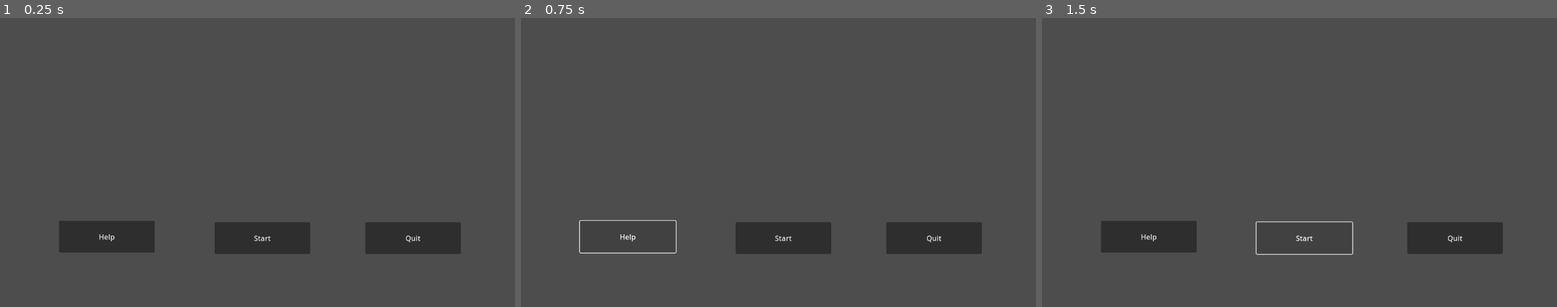
Above: before the commit, frames 1-3 (left to right).
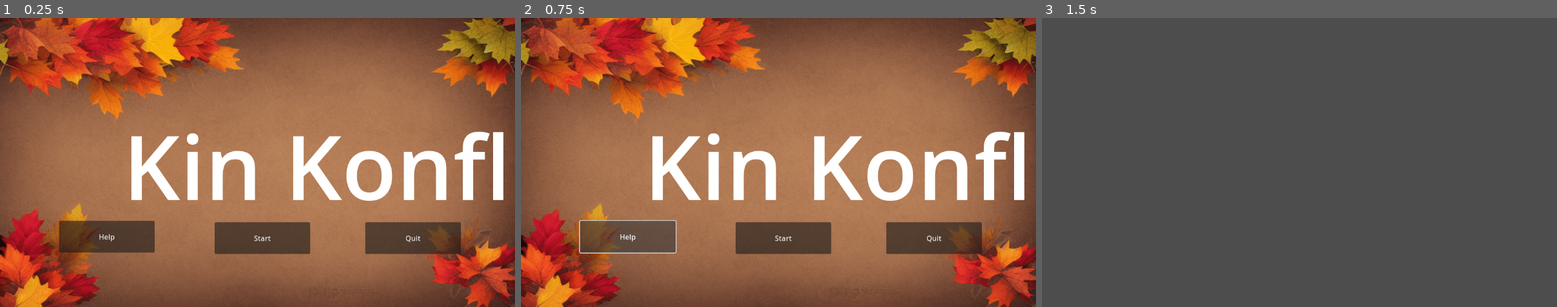
Above: after the commit, the same moments.

Repository: cachola25/game-jam
Game: Godot game, scene res://scenes/TitleScreen.tscn
Two runs of this game, one before a commit and one after it. Both use one fixed random seed, a clock stepped at 60 frames per second and the inputs below. The project has no main scene, so this scene is started directly.
Inputs:
- Up to frame 1 (0.25 s): no input
- Up to frame 2 (0.75 s): click "Help" at 0.5 s
- Up to frame 3 (1.5 s): click "Start" at 1.25 s

The runs differ from the first frame. In frame 1, 100% of the frame differs, in the area x 0-100%, y 0-100%; in frame 2, 100%; in frame 3, 4.2%.

Commit message:
Added extra details to scenes and connected them together more

Diff:
--- a/scenes/DELETE_ME.tscn
+++ /dev/null
@@ -1,6 +0,0 @@
-[gd_scene load_steps=2 format=3 uid="uid://dl1bkwrqf72v7"]
-
-[ext_resource type="Script" path="res://scripts/delete_me.gd" id="1_34a0h"]
-
-[node name="Node2D" type="Node2D"]
-script = ExtResource("1_34a0h")
--- a/scenes/EndScreen.tscn
+++ b/scenes/EndScreen.tscn
@@ -1,9 +1,15 @@
-[gd_scene load_steps=2 format=3 uid="uid://daqms26yrmocr"]
+[gd_scene load_steps=3 format=3 uid="uid://daqms26yrmocr"]
 
 [ext_resource type="Script" path="res://scripts/EndScreen.gd" id="1_whtnr"]
+[ext_resource type="Texture2D" uid="uid://chu2kgyq4jq30" path="res://assets/ThanksgivingBackground.png" id="2_dr1ly"]
 
 [node name="EndScreen" type="Node2D"]
 script = ExtResource("1_whtnr")
+
+[node name="ThanksgivingBackground" type="Sprite2D" parent="."]
+position = Vector2(576, 324)
+scale = Vector2(1.5, 1.26562)
+texture = ExtResource("2_dr1ly")
 
 [node name="RestartButton" type="Button" parent="."]
 offset_left = 268.0
@@ -19,5 +25,13 @@
 offset_bottom = 505.0
 text = "Quit"
 
+[node name="Title" type="Label" parent="."]
+offset_left = 309.0
+offset_top = 202.0
+offset_right = 860.0
+offset_bottom = 339.0
+theme_override_font_sizes/font_size = 100
+text = "Kin Konflict"
+
 [connection signal="pressed" from="RestartButton" to="." method="_on_restart_button_pressed"]
 [connection signal="pressed" from="QuitButton" to="." method="_on_quit_button_pressed"]
--- /dev/null
+++ b/scenes/HelpScreen.tscn
@@ -0,0 +1,53 @@
+[gd_scene load_steps=5 format=3 uid="uid://wgfol33yfdib"]
+
+[ext_resource type="Script" path="res://scripts/HelpScreen.gd" id="1_pb1ug"]
+[ext_resource type="Texture2D" uid="uid://chu2kgyq4jq30" path="res://assets/ThanksgivingBackground.png" id="2_kgknn"]
+[ext_resource type="Texture2D" uid="uid://bk6v2vkdnr7nm" path="res://assets/Napkin.png" id="3_vo25u"]
+[ext_resource type="FontFile" uid="uid://by70bc5fgwg8x" path="res://assets/Meginta.ttf" id="4_51mfi"]
+
+[node name="HelpScreen" type="Node2D"]
+script = ExtResource("1_pb1ug")
+
+[node name="ThanksgivingBackground" type="Sprite2D" parent="."]
+position = Vector2(576, 324)
+scale = Vector2(1.5, 1.26562)
+texture = ExtResource("2_kgknn")
+
+[node name="Napkin" type="Sprite2D" parent="."]
+position = Vector2(576.5, 326.5)
+scale = Vector2(1.12604, 1.07621)
+texture = ExtResource("3_vo25u")
+
+[node name="ReturnButton" type="Button" parent="."]
+offset_left = 979.0
+offset_top = 551.0
+offset_right = 1103.0
+offset_bottom = 603.0
+text = "Return
+"
+
+[node name="Help" type="Label" parent="."]
+offset_left = 482.0
+offset_top = 38.0
+offset_right = 652.0
+offset_bottom = 138.0
+theme_override_colors/font_color = Color(0, 0, 0, 1)
+theme_override_fonts/font = ExtResource("4_51mfi")
+theme_override_font_sizes/font_size = 100
+text = "Help"
+
+[node name="Description" type="Label" parent="."]
+offset_left = 51.0
+offset_top = 146.0
+offset_right = 1097.0
+offset_bottom = 534.0
+theme_override_colors/font_color = Color(0, 0, 0, 1)
+theme_override_fonts/font = ExtResource("4_51mfi")
+theme_override_font_sizes/font_size = 48
+text = "WASD  - Move in corresponding direction
+
+E - Interact
+
+Click - Choose an option when talking to a disgruntled family member"
+
+[connection signal="pressed" from="ReturnButton" to="." method="_on_return_button_pressed"]
--- a/scenes/Main.tscn
+++ b/scenes/Main.tscn
@@ -1,6 +1,6 @@
 [gd_scene load_steps=2 format=3 uid="uid://tdk1jptyw5bu"]
 
-[ext_resource type="Script" path="res://Main.gd" id="1_rbrlw"]
+[ext_resource type="Script" path="res://scripts/Main.gd" id="1_rbrlw"]
 
 [node name="Main" type="Node2D"]
 script = ExtResource("1_rbrlw")
--- a/scenes/TitleScreen.tscn
+++ b/scenes/TitleScreen.tscn
@@ -1,9 +1,16 @@
-[gd_scene load_steps=2 format=3 uid="uid://dfgfrwgakni8v"]
+[gd_scene load_steps=4 format=3 uid="uid://dfgfrwgakni8v"]
 
 [ext_resource type="Script" path="res://scripts/TitleScreen.gd" id="1_16f08"]
+[ext_resource type="Texture2D" uid="uid://chu2kgyq4jq30" path="res://assets/ThanksgivingBackground.png" id="2_2115m"]
+[ext_resource type="FontFile" uid="uid://by70bc5fgwg8x" path="res://assets/Meginta.ttf" id="3_ep0xp"]
 
 [node name="TitleScreen" type="Node2D"]
 script = ExtResource("1_16f08")
+
+[node name="ThanksgivingBackground" type="Sprite2D" parent="."]
+position = Vector2(576, 324)
+scale = Vector2(1.5, 1.26562)
+texture = ExtResource("2_2115m")
 
 [node name="StartButton" type="Button" parent="."]
 offset_left = 480.0
@@ -26,6 +33,15 @@
 offset_bottom = 526.0
 text = "Help"
 
+[node name="Label" type="Label" parent="."]
+offset_left = 275.0
+offset_top = 194.0
+offset_right = 1150.0
+offset_bottom = 394.0
+theme_override_fonts/font = ExtResource("3_ep0xp")
+theme_override_font_sizes/font_size = 200
+text = "Kin Konflict"
+
 [connection signal="pressed" from="StartButton" to="." method="_on_start_button_pressed"]
 [connection signal="pressed" from="QuitButton" to="." method="_on_quit_button_pressed"]
 [connection signal="pressed" from="HelpButton" to="." method="_on_help_button_pressed"]
--- a/Main.gd
+++ b/scripts/HelpScreen.gd
@@ -9,3 +9,7 @@
 # Called every frame. 'delta' is the elapsed time since the previous frame.
 func _process(delta: float) -> void:
 	pass
+
+
+func _on_return_button_pressed() -> void:
+	get_tree().change_scene_to_file("res://scenes/Main.tscn")
--- a/scripts/TitleScreen.gd
+++ b/scripts/TitleScreen.gd
@@ -17,12 +17,10 @@
 	pass # Replace with function body.
 
 
-
-
 func _on_quit_button_pressed() -> void:
 	get_tree().quit()
 
 
 
 func _on_start_button_pressed() -> void:
-	pass # Replace with function body.
+	get_tree().change_scene_to_file("res://scenes/Main.tscn")
Binary file added: assets/Napkin.png
Binary file added: assets/ThanksgivingBackground.png
Renamed: scripts/delete_me.gd -> scripts/Main.gd
